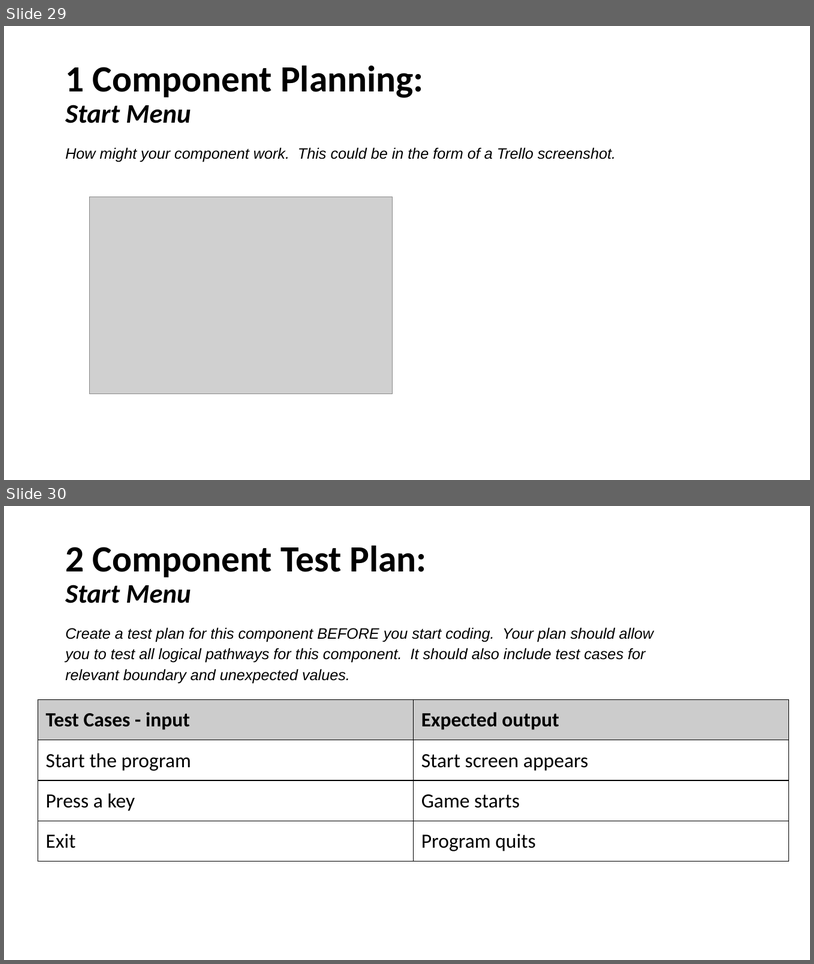
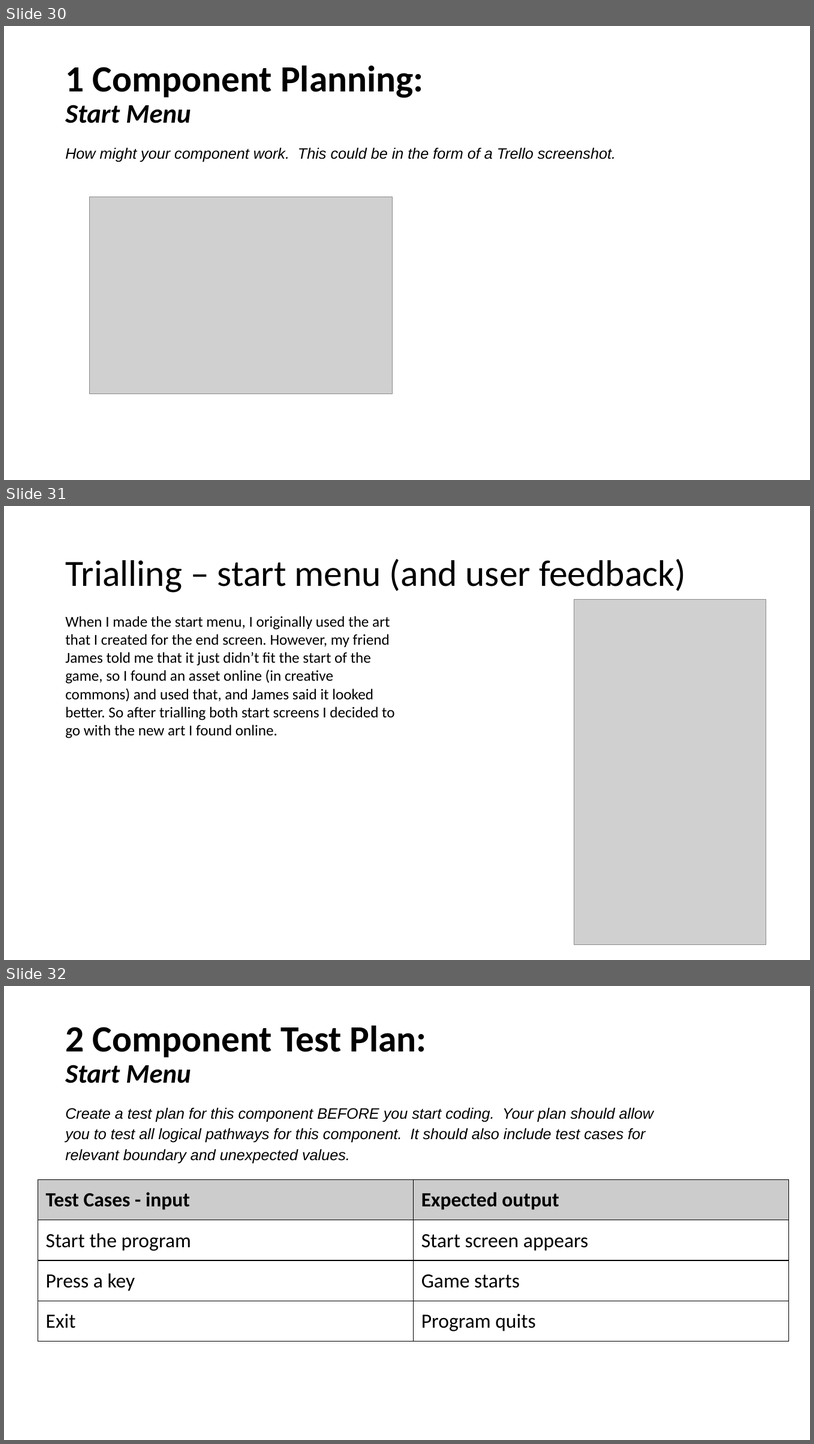
Before and after one commit to Samuel-Burgess/CS-Assesment-Programming, a slide deck: Documentation/3.7 and 3.8 Documentation Samuel Burgess.pptx. Shown one above the other, each under a label of ours: slides 29 and 30 before the commit, slides 30, 31 and 32 after it. The pictures are 814x964 and 814x1444 pixels, drawn with LibreOffice and Linux fonts; fonts in the diff are those of the drawing; grey boxes stand for pictures. Boxes give left, top, right and bottom in pixels: in the first picture for what was removed or moved away, otherwise in the second. Text is boxed around its words. In the diff, an @@ line names an element or a change of style, - is before the commit and + after.

```diff
--- a/Documentation/3.7 and 3.8 Documentation Samuel Burgess.pptx
+++ b/Documentation/3.7 and 3.8 Documentation Samuel Burgess.pptx
@@ slide 31 added at box(4, 506, 810, 960), background #FFFFFF @@
@@ title added at box(65, 559, 686, 592), 44 pt, text #000000 @@
+Trialling – start menu (and user feedback)
@@ picture added at box(575, 600, 767, 945) @@
@@ text added at box(65, 616, 395, 738), 18 pt, text #000000 @@
+When I made the start menu, I originally used the art that I created for the end screen. However, my friend James told me that it just didn’t fit the start of the game, so I found an asset online (in creative commons) and used that, and James said it looked better. So after trialling both start screens I decided to go with the new art I found online.
@@ what was slide 29 is now slide 30 @@
@@ what was slide 30 is now slide 32 @@
```
Also in this commit, not shown: 5 slides changed, 7 other slides added, 1 slide removed, 6 other files.
